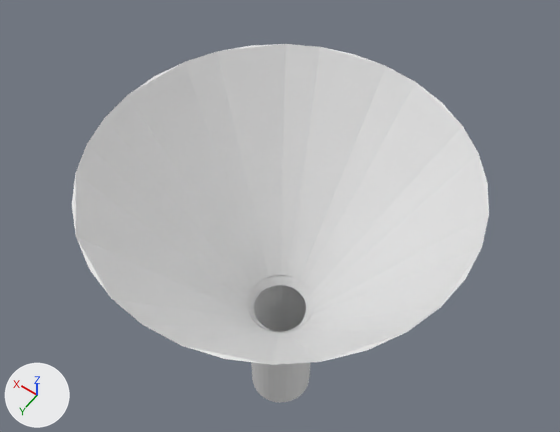
What one commit did to the Blender file MarballsUnity/Assets/Resources/Models/funnel.blend.
One viewpoint serves both versions: a 50 mm camera at (-7.15, 10.03, 23.75) aimed at (1.06, -1.47, 5.69). The lights are fixed; the arrows at lower left show +X, +Y and +Z.

Before the edit, the objects in view are built like this:
```python
me_cone = bpy.data.meshes.new('Cone')
me_cone.from_pydata(...)  # 64 vertices, 11 faces; spans x -1.0..1.0, y -1.0..1.0, z -1.0..0.69
me_cylinder = bpy.data.meshes.new('Cylinder')
me_cylinder.from_pydata(...)  # 64 vertices, 32 faces; spans x -1.0..1.0, y -1.0..1.0, z -1.0..1.0
ob_cone = bpy.data.objects.new('Cone', me_cone)
ob_cone.location = (0.0, 0.0, 5.9)
ob_cone.rotation_euler = (3.142, 0.0, 0.0)  # degrees (180, 0, 0)
ob_cone.scale = (4.99, 4.99, 3.59)
ob_cylinder = bpy.data.objects.new('Cylinder', me_cylinder)
ob_cylinder.location = (-0.01, -0.01, 1.38)
ob_cylinder.scale = (1.0, 1.0, 2.41)
```
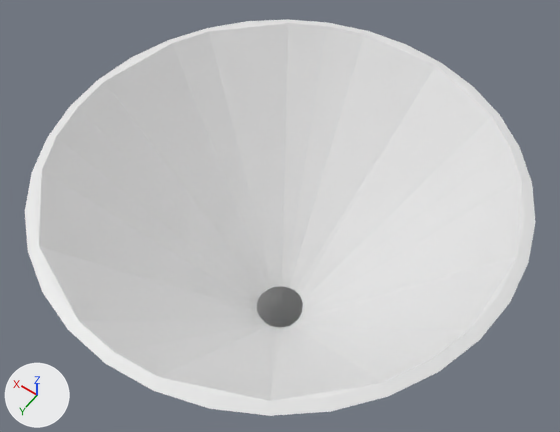
Commit message: Thicker funnel

Changed parts and their boxes (x1, y1, x2, y2) in the pictures (560 x 432 px):
```json
{"object": "Cone", "change": "rescaled, modifiers changed", "before": [72, 44, 489, 365], "after": [25, 19, 535, 416], "on screen": "22% wider, 24% taller"}
{"object": "Cylinder", "change": "unchanged, covered by the edit", "before": [248, 275, 314, 403], "after": [250, 280, 303, 327]}
```

Scene script edits in JSON lines:
```json
{"op": "set", "path": "ob_cone.scale", "old": "(4.99, 4.99, 3.59)", "new": "(6.04, 6.1, 3.59)"}
{"op": "add", "block": "ob_cone", "code": "_m = ob_cone.modifiers.new('Solidify', 'SOLIDIFY')"}
{"op": "add", "block": "ob_cone", "code": "_m.thickness = 0.05"}
{"op": "add", "block": "ob_cone", "code": "_m.nonmanifold_thickness_mode = 'FIXED'"}
{"op": "add", "block": "ob_cone", "code": "_m.nonmanifold_merge_threshold = 0.0003"}
```
